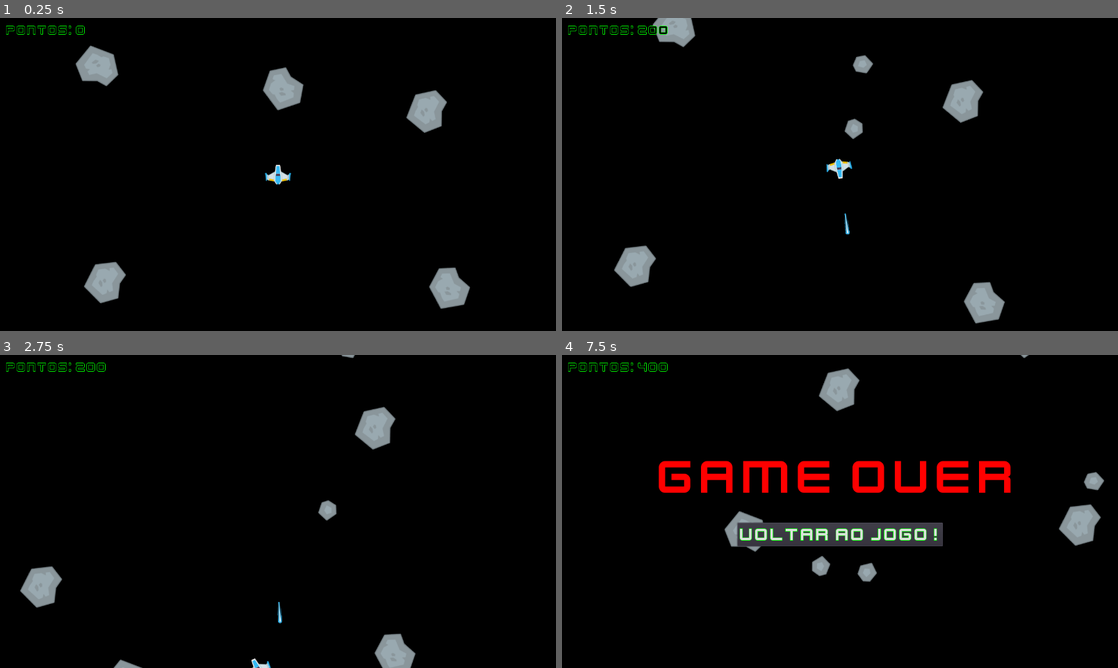
Above: before the commit, frames 1-4 (two rows, left to right).
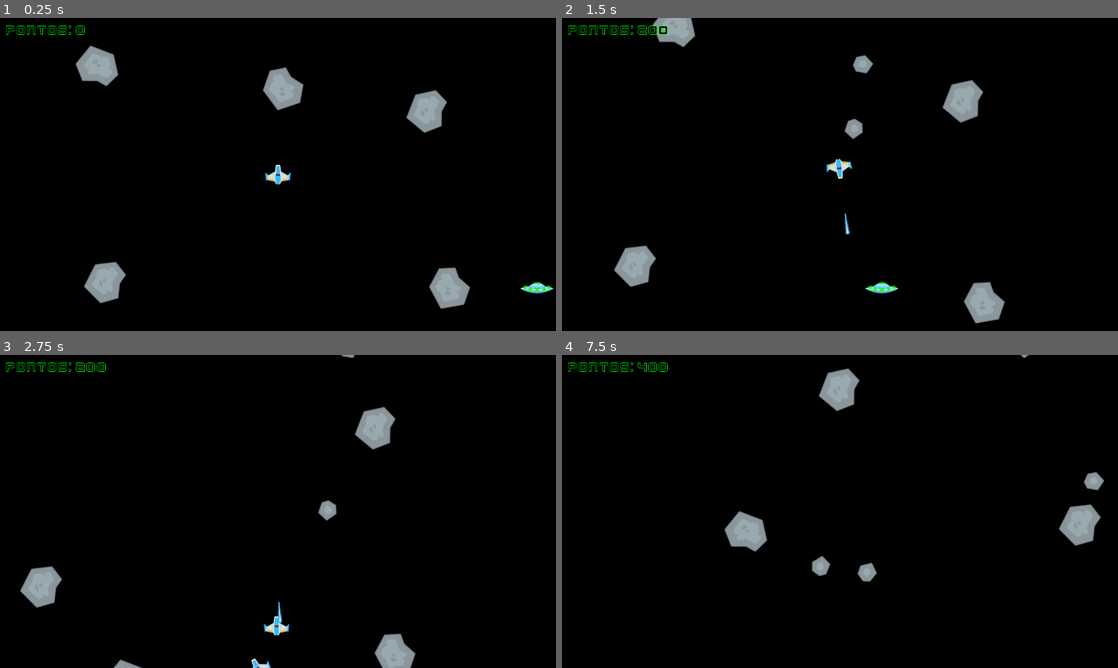
Above: after the commit, the same moments.

Repository: VinnyPC/Godot-uninove
Game: Godot game, scene res://cenas/Game.tscn
The game is run twice, just before and just after one commit, with the same random seed, the same clock (stepped at 60 frames per second) and the same inputs.
Inputs:
- Up to frame 1 (0.25 s): no input
- Up to frame 2 (1.5 s): hold D (girar_direita) 0.53-1.28 s; hold Space (atirar) 0.53-1.28 s; hold S (mover_tras) from 1.28 s (still down); tap Space (atirar) at 1.35 s
- Up to frame 3 (2.75 s): release S (mover_tras) at 2.03 s; hold D (girar_direita) from 2.03 s (still down); hold Space (atirar) from 2.03 s (still down)
- Up to frame 4 (7.5 s): release D (girar_direita) at 2.78 s; release Space (atirar) at 2.78 s; hold W (mover_frente) 2.78-3.53 s; tap Space (atirar) every 1.5 s from 2.85 to 7.35 s; hold Space (atirar) 3.53-4.28 s; hold A (girar_esquerda) 3.53-5.03 s; hold S (mover_tras) 5.03-5.78 s; hold Space (atirar) 5.03-5.78 s; hold D (girar_direita) 5.78-6.53 s; hold W (mover_frente) 6.53-7.28 s; hold Space (atirar) 6.53-7.28 s; hold D (girar_direita) from 7.28 s (still down)

The runs differ from the first frame. In frame 1, 0.1% of the frame differs, in the area x 93-100%, y 84-88%; in frame 2, 0.1%; in frame 3, 0.2%; in frame 4, 6.0%, in the area x 17-81%, y 33-62%.

Commit message:
removido metralhadora

Diff:
--- a/scripts/Game.gd
+++ b/scripts/Game.gd
@@ -6,15 +6,15 @@
 onready var score_label = $UI/hud/Label
 onready var hud = $UI/hud
 onready var game_over_screen = $UI/GameOverScreen
-#onready var ufo = $UFO
+onready var ufo = $UFO
 
 var asteroid_scene = preload("res://cenas/Asteroid.tscn")
-#var ufo_scene = preload("res://cenas/UFO.tscn")
+var ufo_scene = preload("res://cenas/UFO.tscn")
 var score := 0
 
 export var lives = 1
 func _ready():
-#	_spawn_ufo()
+	_spawn_ufo()
 	game_over_screen.visible = false
 	score = 0
 	lives = 1
@@ -26,12 +26,12 @@
 func _on_player_laser_shot(laser):
 	lasers.add_child(laser)
 
-#func _spawn_ufo():
-#	var ufo_instance = ufo_scene.instance()
-#	add_child(ufo_instance)
-#	# Posiciona o UFO fora da tela inicialmente
-#	ufo_instance.position = Vector2(get_viewport().size.x + 50, rand_range(0, get_viewport().size.y))
-#	ufo_instance.show()
+func _spawn_ufo():
+	var ufo_instance = ufo_scene.instance()
+	add_child(ufo_instance)
+	# Posiciona o UFO fora da tela inicialmente
+	ufo_instance.position = Vector2(get_viewport().size.x + 50, rand_range(0, get_viewport().size.y))
+	ufo_instance.show()
 
 func _on_asteroid_exploded(pos, size):
 	for i in range(2):
@@ -46,7 +46,15 @@
 				score += 200
 				# Spawn a new LARGE asteroid at a random corner of the screen
 				randomize()
-				var spwn_pos = Vector2(randi() % int(get_viewport().size.x), randi() % int(get_viewport().size.y))
+				var spwn_pos = Vector2(rand_range(0, get_viewport().size.x), rand_range(0, get_viewport().size.y))
+				if randf() < 0.5:  # 50% de chance de spawnar do lado esquerdo
+					spwn_pos.x = 0
+				else:  # 50% de chance de spawnar do lado direito
+					spwn_pos.x = get_viewport().size.x
+				if randf() < 0.5:  # 50% de chance de spawnar em cima
+					spwn_pos.y = 0
+				else:  # 50% de chance de spawnar embaixo
+					spwn_pos.y = get_viewport().size.y
 				spawn_asteroid(spwn_pos, Asteroid.AsteroidSize.LARGE)
 	score_label.text = "Pontos: " + str(score)
 
--- a/scripts/Player.gd
+++ b/scripts/Player.gd
@@ -14,24 +14,18 @@
 var laser_scene = preload("res://cenas/Laser.tscn")
 var alive := true
 
-#var is_invincible = false
-#var machine_gun_enabled = false
-#var invincibility_timer = Timer.new()
-#var machine_gun_timer = Timer.new()
+var is_invincible = false
+var invincibility_timer = Timer.new()
 
-#onready var game = get_tree().get_root().get_node("Game")
+onready var game = get_tree().get_root().get_node("Game")
 
-#func _ready():
-##	add_child(invincibility_timer)
-##	add_child(machine_gun_timer)
-##	invincibility_timer.connect("timeout", self, "_end_invincibility")
-##	machine_gun_timer.connect("timeout", self, "_disable_machine_gun")
+func _ready():
+	add_child(invincibility_timer)
+	invincibility_timer.connect("timeout", self, "_end_invincibility")
 
 func _process(delta):
 	if Input.is_action_just_pressed("atirar"):
 		shoot_laser()
-#	elif machine_gun_enabled and Input.is_action_pressed("atirar"):
-#		shoot_laser()
 
 func _physics_process(delta):
 	# entrada do jogador para mover para frente ou para trás
@@ -88,19 +82,12 @@
 		sprite.visible = true
 		set_process(true)
 
-#func start_invincibility():
-#	is_invincible = true
-#	invincibility_timer.start(5)  # Invencibilidade dura 5 segundos
-#
-#func _end_invincibility():
-#	is_invincible = false
+func start_invincibility():
+	is_invincible = true
+	invincibility_timer.start(5)  # Invencibilidade dura 5 segundos
 
-#func enable_machine_gun():
-#	machine_gun_enabled = true
-#	machine_gun_timer.start(10)  # Metralhadora dura 10 segundos
-#
-#func _disable_machine_gun():
-#	machine_gun_enabled = false
-#
-#func gain_extra_life():
-#	game.lives += 1
+func _end_invincibility():
+	is_invincible = false
+
+func gain_extra_life():
+	game.lives += 1
--- a/scripts/PowerUp.gd
+++ b/scripts/PowerUp.gd
@@ -1,7 +1,7 @@
 extends Node2D
 
-enum PowerUpTypes {INVENCIBILIDADE, METRALHADORA, VIDA}
-export var PowerUpType := PowerUpTypes.METRALHADORA
+enum PowerUpTypes {INVENCIBILIDADE, VIDA}
+export var PowerUpType := PowerUpTypes.VIDA
 
 func _ready():
 	connect("body_entered", self, "_on_body_entered")
@@ -15,7 +15,5 @@
 	match PowerUpType:
 		PowerUpTypes.INVENCIBILIDADE:
 			player.start_invincibility()
-		PowerUpTypes.METRALHADORA:
-			player.enable_machine_gun()
 		PowerUpTypes.VIDA:
 			player.gain_extra_life()
--- a/scripts/PowerUpMetralhadora.gd
+++ /dev/null
@@ -1,13 +0,0 @@
-extends Area2D
-
-func _ready():
-	connect("body_entered", self, "_on_body_entered")
-
-func _on_body_entered(body):
-	if body.name == "Player":
-		apply_power_up(body)
-		queue_free()
-
-func apply_power_up(player):
-	player.enable_machine_gun()
-	queue_free()
--- a/scripts/UFO.gd
+++ b/scripts/UFO.gd
@@ -1,8 +1,8 @@
 class_name UFO extends Area2D
 
 # velocidade do UFO
-enum PowerUpTypes {INVENCIBILIDADE, METRALHADORA, VIDA}
-export var PowerUpType := PowerUpTypes.METRALHADORA
+enum PowerUpTypes {INVENCIBILIDADE, VIDA}
+export var PowerUpType := PowerUpTypes.VIDA
 export var speed: float = 400.0
 # timer max e min para o ufo
 export var min_interval: float = 20.0
@@ -11,7 +11,6 @@
 # Carregue as cenas específicas para cada tipo de power-up
 var power_up_scenes = {
 	PowerUpTypes.INVENCIBILIDADE: preload("res://cenas/PowerUpInvincibilidade.tscn"),
-	PowerUpTypes.METRALHADORA: preload("res://cenas/PowerUpMetralhadora.tscn"),
 	PowerUpTypes.VIDA: preload("res://cenas/PowerUpVida.tscn")
 }
 
@@ -66,10 +65,9 @@
 	queue_free()
 
 func drop_power_ups():
-	var power_up_types = [PowerUpTypes.INVENCIBILIDADE, PowerUpTypes.METRALHADORA, PowerUpTypes.VIDA]
+	var power_up_types = [PowerUpTypes.INVENCIBILIDADE, PowerUpTypes.VIDA]
 	var random_index = randi() % power_up_types.size()
 	var power_up_type = power_up_types[random_index]
-
 	var power_up_scene = power_up_scenes[power_up_type]
 	var power_up = power_up_scene.instance()
 	power_up.position = position
@@ -79,7 +77,5 @@
 	match PowerUpType:
 		PowerUpTypes.INVENCIBILIDADE:
 			player.start_invincibility()
-		PowerUpTypes.METRALHADORA:
-			player.enable_machine_gun()
 		PowerUpTypes.VIDA:
 			player.gain_extra_life()
